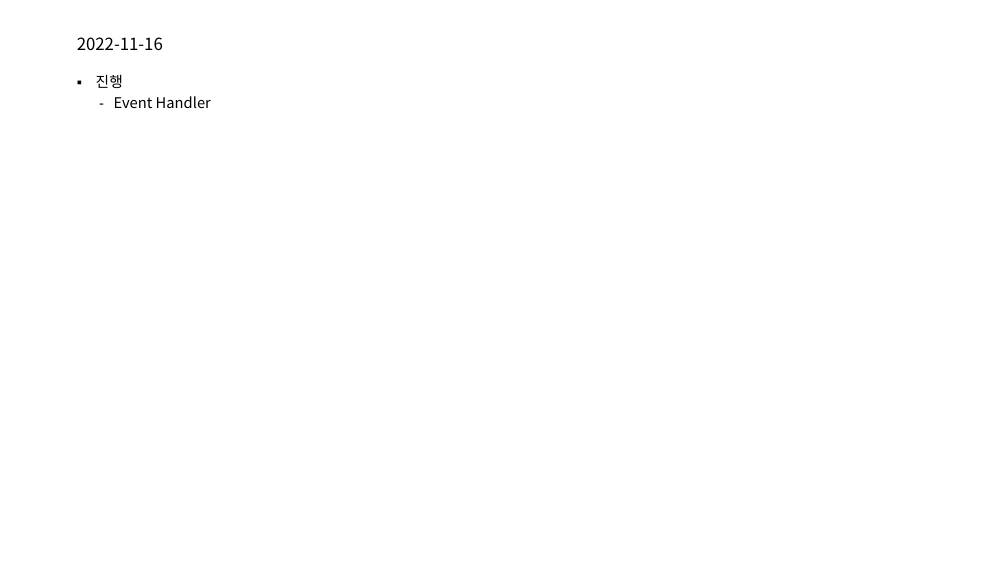
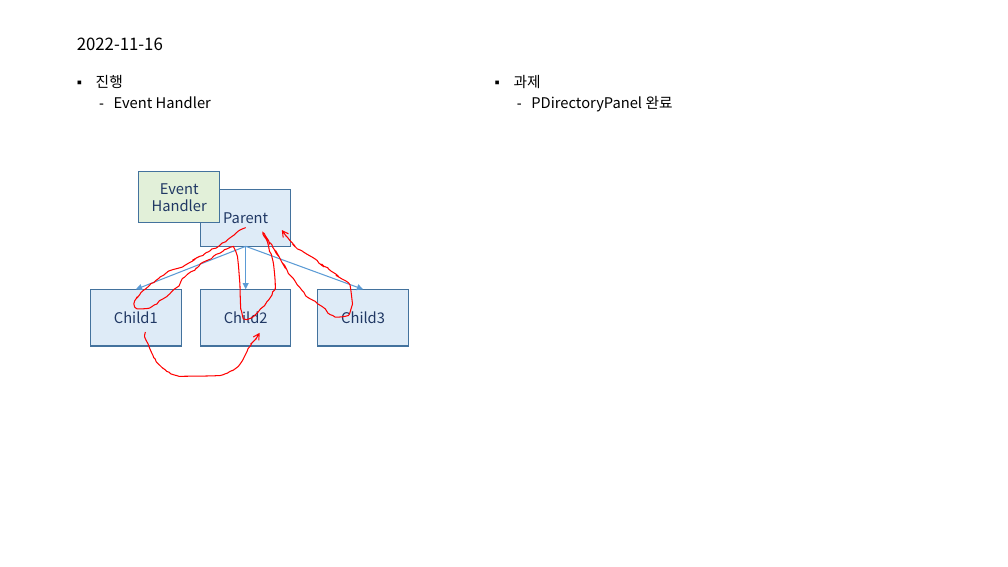
Before and after one commit to mjuclass/202202, a slide deck: slide 59 of SugangSincheong-B/객체지향프로그래밍-B.pptx. Drawn at 1008x567 pixels with LibreOffice and Linux fonts; fonts in the diff are those of the drawing. Boxes give left, top, right and bottom in pixels: in the first picture for what was removed or moved away, otherwise in the second. Text is boxed around its words. In the diff, an @@ line names an element or a change of style, - is before the commit and + after.

```diff
--- a/SugangSincheong-B/객체지향프로그래밍-B.pptx
+++ b/SugangSincheong-B/객체지향프로그래밍-B.pptx
@@ text added at box(514, 75, 673, 112), 14 pt, text #000000 @@
+▪ 과제
+  – PDirectoryPanel 완료
@@ rectangle added at box(139, 172, 220, 223), fill #E2F0D9, outline #43739E 1 pt, 14 pt, text #203864 @@
+Event Handler
@@ rectangle added at box(200, 190, 291, 247), fill #DEEBF7, outline #43739E 1 pt, 14 pt, text #203864 @@
+Parent
@@ freeform shape added at box(134, 228, 352, 320), outline #FF0000 1 pt @@
@@ arrow added from (246, 247) to (136, 290), #5B9BD5 1 pt @@
@@ arrow added from (246, 247) to (246, 290), #5B9BD5 1 pt @@
@@ arrow added from (246, 247) to (363, 290), #5B9BD5 1 pt @@
@@ rectangle added at box(91, 290, 181, 346), fill #DEEBF7, outline #43739E 1 pt, 14 pt, text #203864 @@
+Child1
@@ rectangle added at box(200, 290, 291, 346), fill #DEEBF7, outline #43739E 1 pt, 14 pt, text #203864 @@
+Child2
@@ rectangle added at box(318, 290, 409, 346), fill #DEEBF7, outline #43739E 1 pt, 14 pt, text #203864 @@
+Child3
@@ freeform shape added at box(144, 332, 259, 377), outline #FF0000 1 pt @@
```
Also in this commit, not shown: 1 other slide changed, 5 other files.
